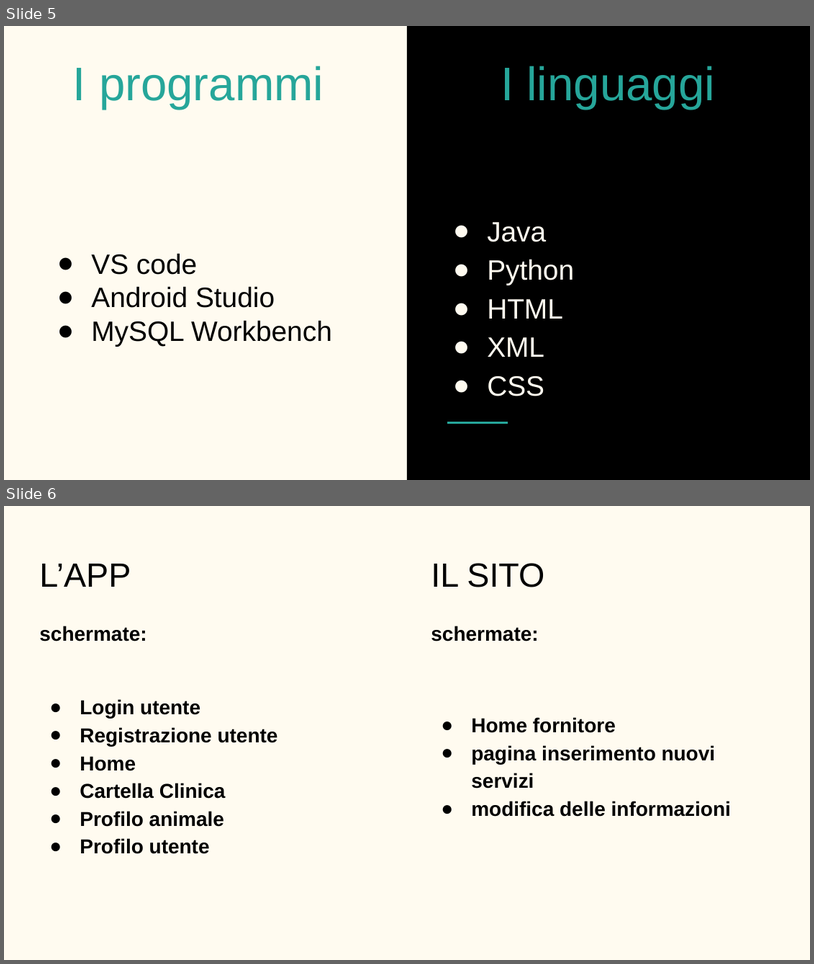
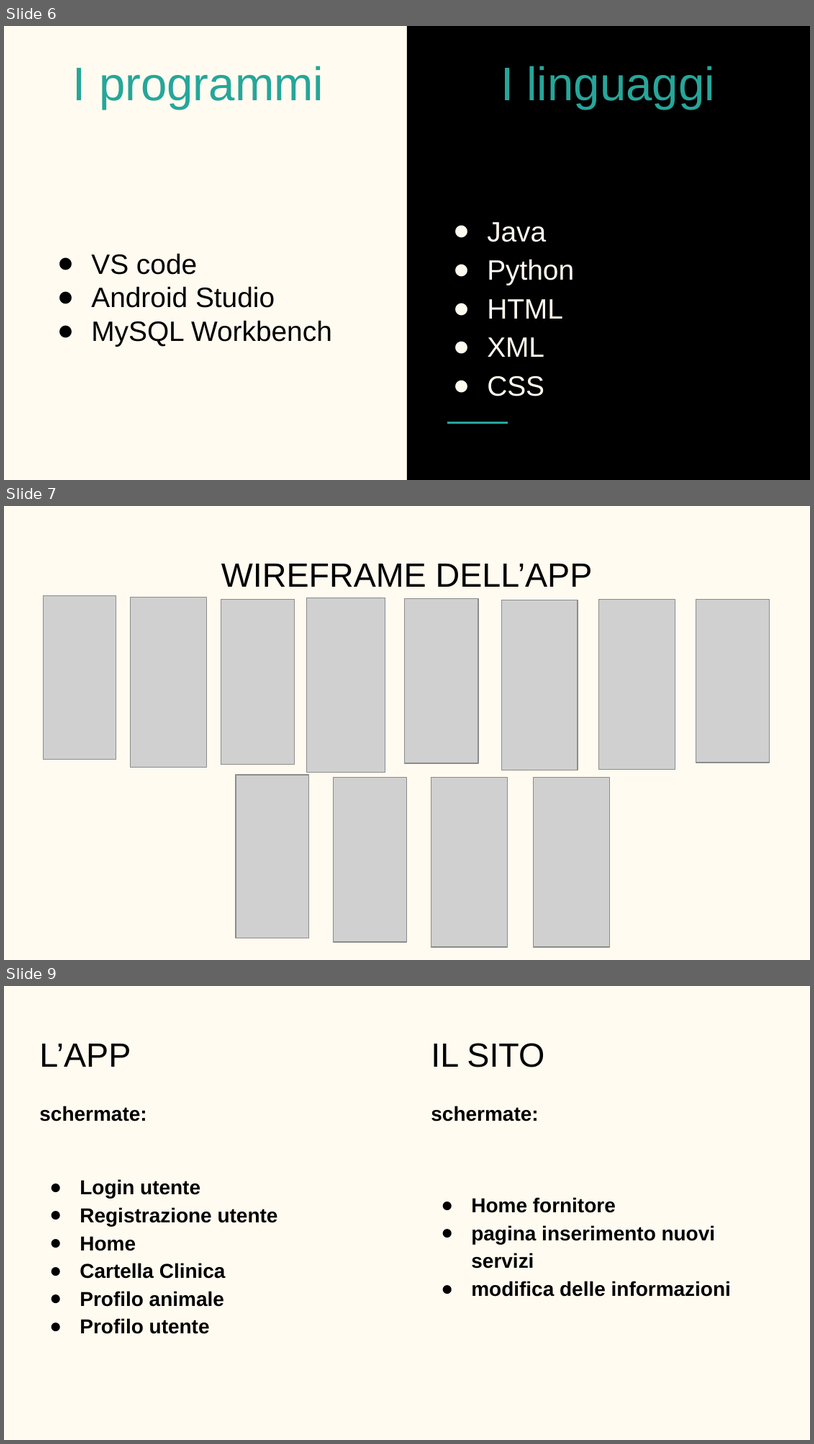
Before and after one commit to Tommiconlai/AppPet, a slide deck: Documenti/Relazione Finale/PP relazione.pptx. Shown one above the other, each under a label of ours: slides 5 and 6 before the commit, slides 6, 7 and 9 after it; the slides between them are not shown. The pictures are 814x964 and 814x1444 pixels, drawn with LibreOffice and Linux fonts; fonts in the diff are those of the drawing; grey boxes stand for pictures. Boxes give left, top, right and bottom in pixels: in the first picture for what was removed or moved away, otherwise in the second. Text is boxed around its words. In the diff, an @@ line names an element or a change of style, - is before the commit and + after.

```diff
--- a/Documenti/Relazione Finale/PP relazione.pptx
+++ b/Documenti/Relazione Finale/PP relazione.pptx
@@ slide 7 added at (x1=4, y1=506, x2=810, y2=960), background #FFFBF0 @@
@@ title added at (x1=221, y1=564, x2=593, y2=587), 30 pt, text #000000 @@
+WIREFRAME DELL’APP
@@ picture added at (x1=43, y1=596, x2=116, y2=759) @@
@@ picture added at (x1=131, y1=597, x2=207, y2=767) @@
@@ picture added at (x1=221, y1=600, x2=295, y2=764) @@
@@ picture added at (x1=307, y1=598, x2=386, y2=773) @@
@@ picture added at (x1=405, y1=599, x2=479, y2=763) @@
@@ picture added at (x1=502, y1=600, x2=578, y2=770) @@
@@ picture added at (x1=599, y1=600, x2=676, y2=769) @@
@@ picture added at (x1=697, y1=600, x2=770, y2=762) @@
@@ picture added at (x1=237, y1=775, x2=309, y2=937) @@
@@ picture added at (x1=333, y1=777, x2=407, y2=942) @@
@@ picture added at (x1=432, y1=777, x2=508, y2=947) @@
@@ picture added at (x1=534, y1=777, x2=610, y2=947) @@
@@ what was slide 5 is now slide 6 @@
@@ what was slide 6 is now slide 9 @@
```
Also in this commit, not shown: 3 other slides added, 1 slide removed.
